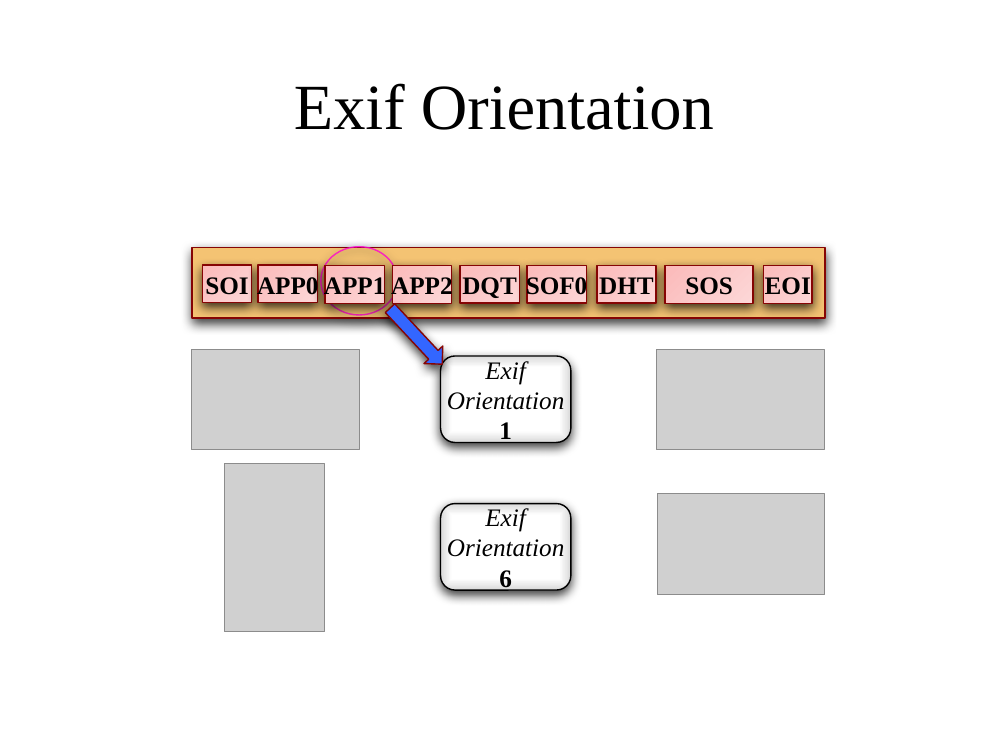
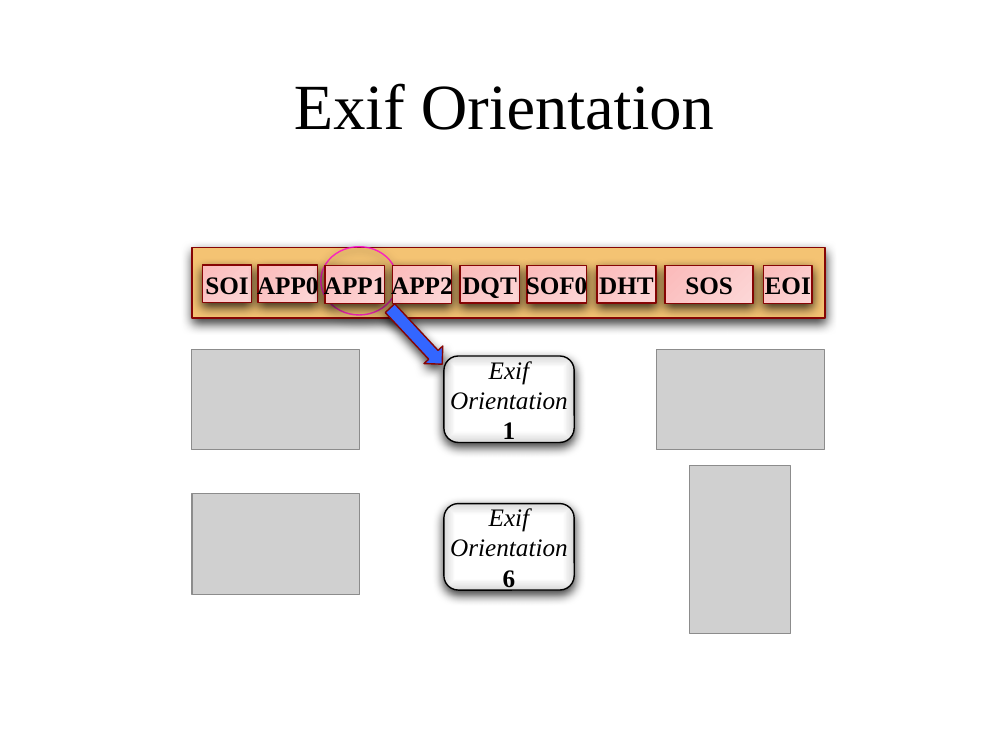
Before and after one commit to awmlabs/awmlabs.github.io, a slide deck: slide 6 of 2016/01/26/jpeg.pptx. Drawn at 1008x756 pixels with LibreOffice and Linux fonts; fonts in the diff are those of the drawing; grey boxes stand for pictures; background and template pictures are left out. Boxes give left, top, right and bottom in pixels: in the first picture for what was removed or moved away, otherwise in the second. Text is boxed around its words. In the diff, an @@ line names an element or a change of style, - is before the commit and + after.

```diff
--- a/2016/01/26/jpeg.pptx
+++ b/2016/01/26/jpeg.pptx
@@ rounded rectangle "Exif": place and size @@
-rounded rectangle "Exif" at bbox=[440, 356, 571, 443]
+rounded rectangle "Exif" at bbox=[444, 356, 574, 443]
@@ picture: place and size @@
-picture at bbox=[224, 463, 325, 632]
+picture at bbox=[690, 465, 791, 634]
@@ picture: place and size @@
-picture at bbox=[657, 494, 826, 595]
+picture at bbox=[192, 494, 360, 595]
@@ rounded rectangle "Exif": place and size @@
-rounded rectangle "Exif" at bbox=[440, 504, 571, 591]
+rounded rectangle "Exif" at bbox=[444, 504, 574, 591]
```
Also in this commit, not shown: 26 other files.
